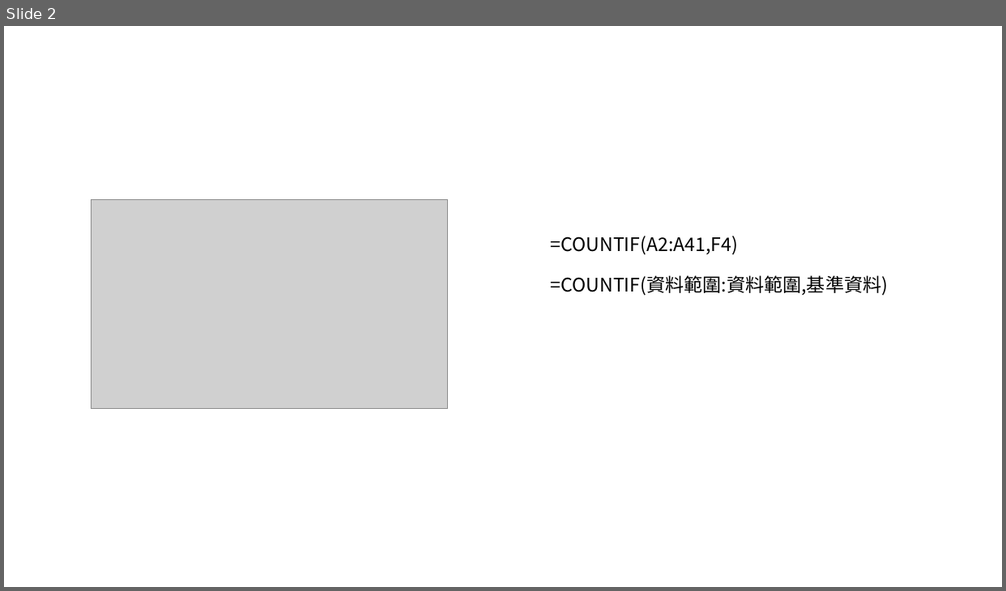
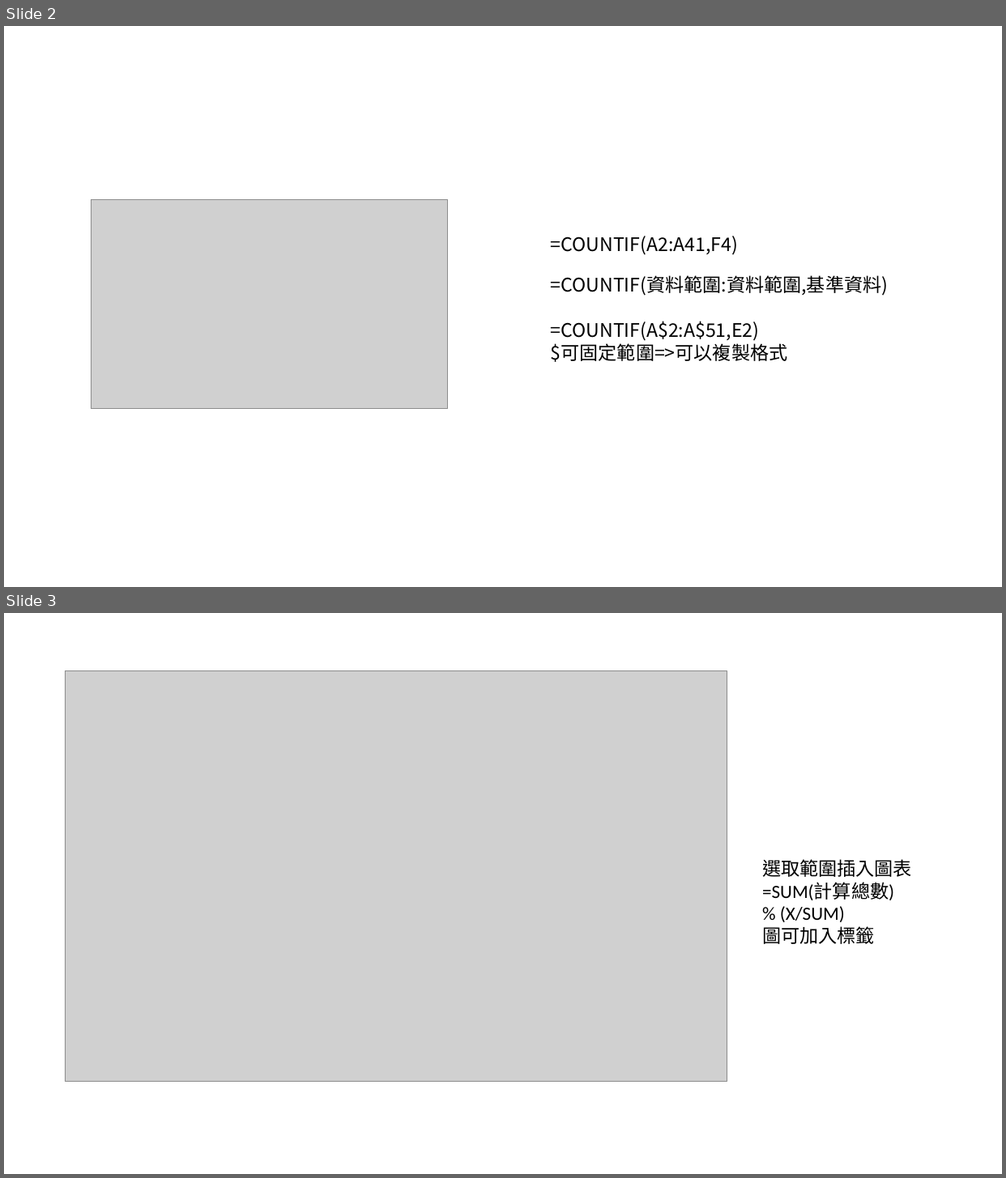
Before and after one commit to Sheng-wayne/Static-1, a slide deck: EXCEL0929.pptx. Shown one above the other, each under a label of ours: slide 2 before the commit, slides 2 and 3 after it. The pictures are 1006x591 and 1006x1178 pixels, drawn with LibreOffice and Linux fonts; fonts in the diff are those of the drawing; grey boxes stand for pictures. Boxes give left, top, right and bottom in pixels: in the first picture for what was removed or moved away, otherwise in the second. Text is boxed around its words. In the diff, an @@ line names an element or a change of style, - is before the commit and + after.

```diff
--- a/EXCEL0929.pptx
+++ b/EXCEL0929.pptx
@@ slide 3 added at box(4, 613, 1002, 1174), background #FFFFFF @@
@@ picture added at box(66, 671, 727, 1082) @@
@@ text added at box(762, 859, 912, 944), 18 pt, text #000000 @@
+選取範圍插入圖表
+=SUM(計算總數)
+% (X/SUM)
+圖可加入標籤
@@ slide 2 changed as well @@
@@ text at box(551, 321, 788, 362): paragraphs added @@
+=COUNTIF(A$2:A$51,E2)
+$可固定範圍=>可以複製格式
```
Also in this commit, not shown: 2 other slides added, 1 slide removed.
